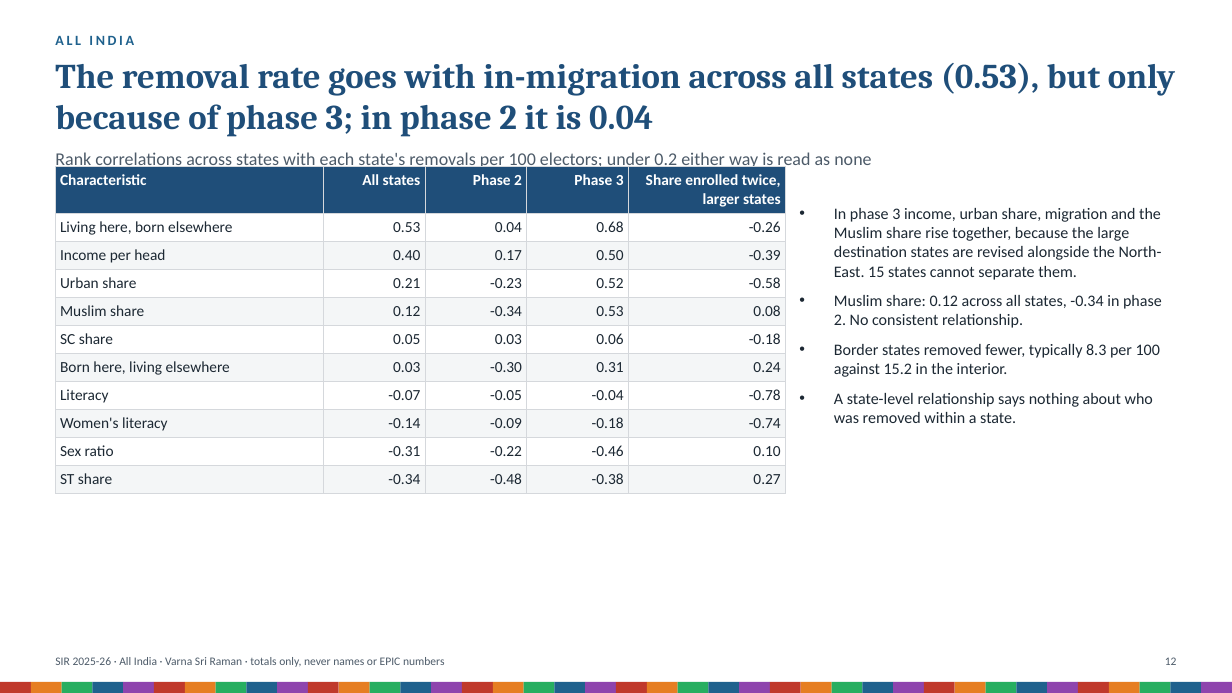
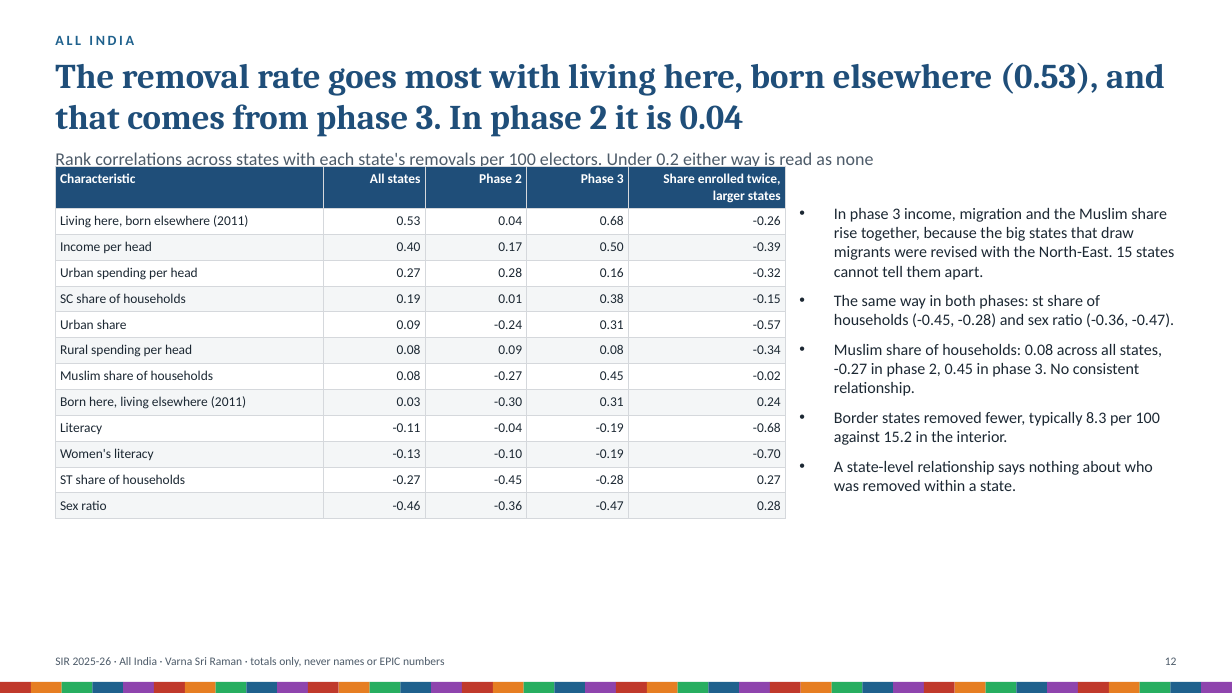
Before and after one commit to Varnasr/INDIA-DATA, a slide deck: slide 12 of reports/sir-india-deck.pptx. Drawn at 1232x693 pixels with LibreOffice and Linux fonts; fonts in the diff are those of the drawing. Boxes give left, top, right and bottom in pixels: in the first picture for what was removed or moved away, otherwise in the second. Text is boxed around its words. In the diff, an @@ line names an element or a change of style, - is before the commit and + after.

```diff
--- a/reports/sir-india-deck.pptx
+++ b/reports/sir-india-deck.pptx
@@ text at [55, 63, 1165, 137]: text changed @@
-The removal rate goes with in-migration across all states (0.53), but only because of phase 3; in phase 2 it is 0.04
+The removal rate goes most with living here, born elsewhere (0.53), and that comes from phase 3. In phase 2 it is 0.04
@@ text at [55, 151, 873, 171]: text changed @@
-Rank correlations across states with each state's removals per 100 electors; under 0.2 either way is read as none
+Rank correlations across states with each state's removals per 100 electors. Under 0.2 either way is read as none
@@ table at [55, 166, 786, 514] @@
-row 2, column 1: Living here, born elsewhere
+row 2, column 1: Living here, born elsewhere (2011)
-row 4: Urban share | 0.21 | -0.23 | 0.52 | -0.58
-row 5: Muslim share | 0.12 | -0.34 | 0.53 | 0.08
-row 6: SC share | 0.05 | 0.03 | 0.06 | -0.18
-row 7: Born here, living elsewhere | 0.03 | -0.30 | 0.31 | 0.24
-row 8: Literacy | -0.07 | -0.05 | -0.04 | -0.78
-row 9: Women's literacy | -0.14 | -0.09 | -0.18 | -0.74
-row 10: Sex ratio | -0.31 | -0.22 | -0.46 | 0.10
-row 11: ST share | -0.34 | -0.48 | -0.38 | 0.27
+row 4: Urban spending per head | 0.27 | 0.28 | 0.16 | -0.32
+row 5: SC share of households | 0.19 | 0.01 | 0.38 | -0.15
+row 6: Urban share | 0.09 | -0.24 | 0.31 | -0.57
+row 7: Rural spending per head | 0.08 | 0.09 | 0.08 | -0.34
+row 8: Muslim share of households | 0.08 | -0.27 | 0.45 | -0.02
+row 9: Born here, living elsewhere (2011) | 0.03 | -0.30 | 0.31 | 0.24
+row 10: Literacy | -0.11 | -0.04 | -0.19 | -0.68
+row 11: Women's literacy | -0.13 | -0.10 | -0.19 | -0.70
+row 12: ST share of households | -0.27 | -0.45 | -0.28 | 0.27
+row 13: Sex ratio | -0.46 | -0.36 | -0.47 | 0.28
@@ text at [834, 208, 1174, 396]: text changed @@
-• In phase 3 income, urban share, migration and the Muslim share rise together, because the large destination states are revised alongside the North-East. 15 states cannot separate them.
-• Muslim share: 0.12 across all states, -0.34 in phase 2. No consistent relationship.
+• In phase 3 income, migration and the Muslim share rise together, because the big states that draw migrants were revised with the North-East. 15 states cannot tell them apart.
+• The same way in both phases: st share of households (-0.45, -0.28) and sex ratio (-0.36, -0.47).
+• Muslim share of households: 0.08 across all states, -0.27 in phase 2, 0.45 in phase 3. No consistent relationship.
```
Also in this commit, not shown: 31 other files.
